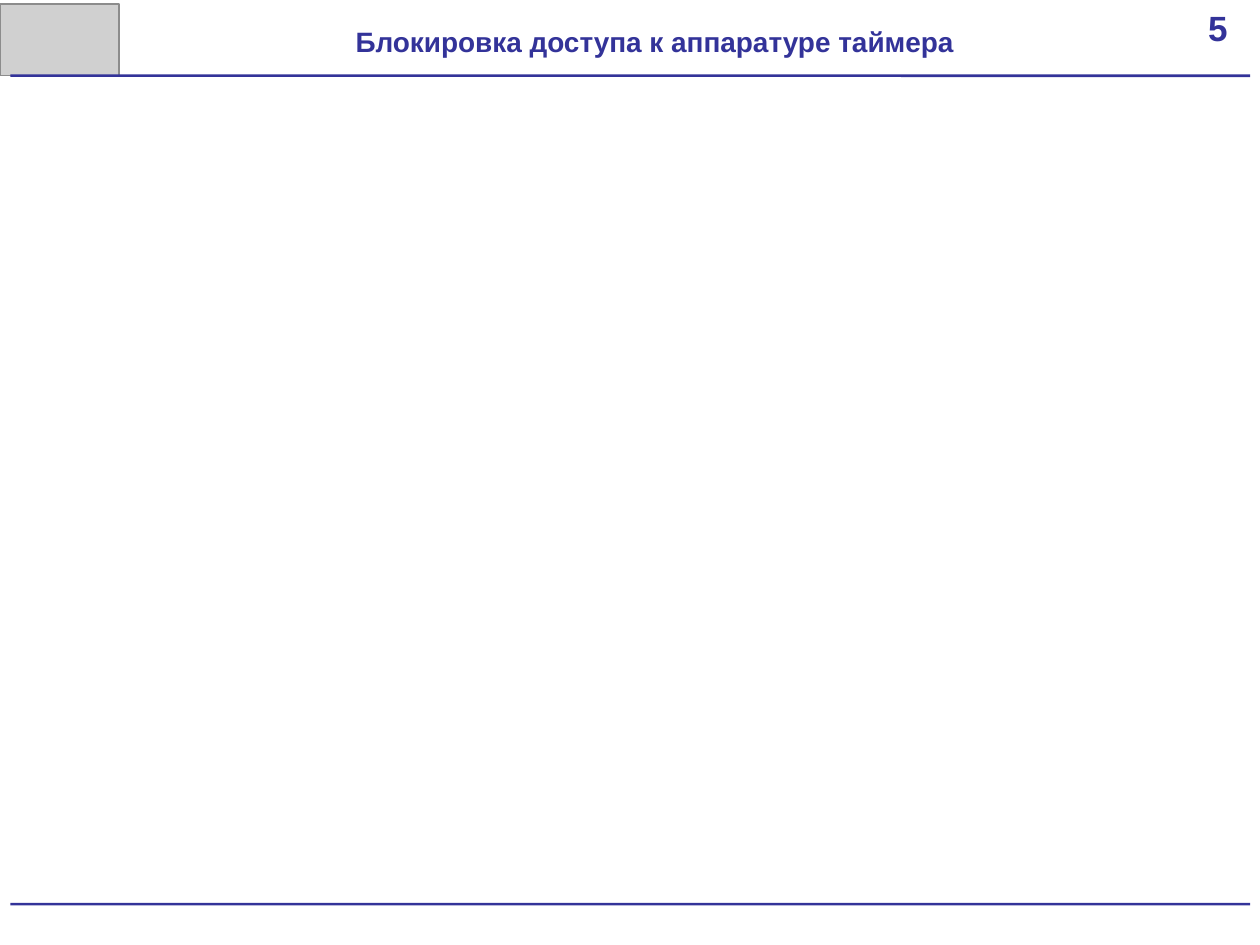
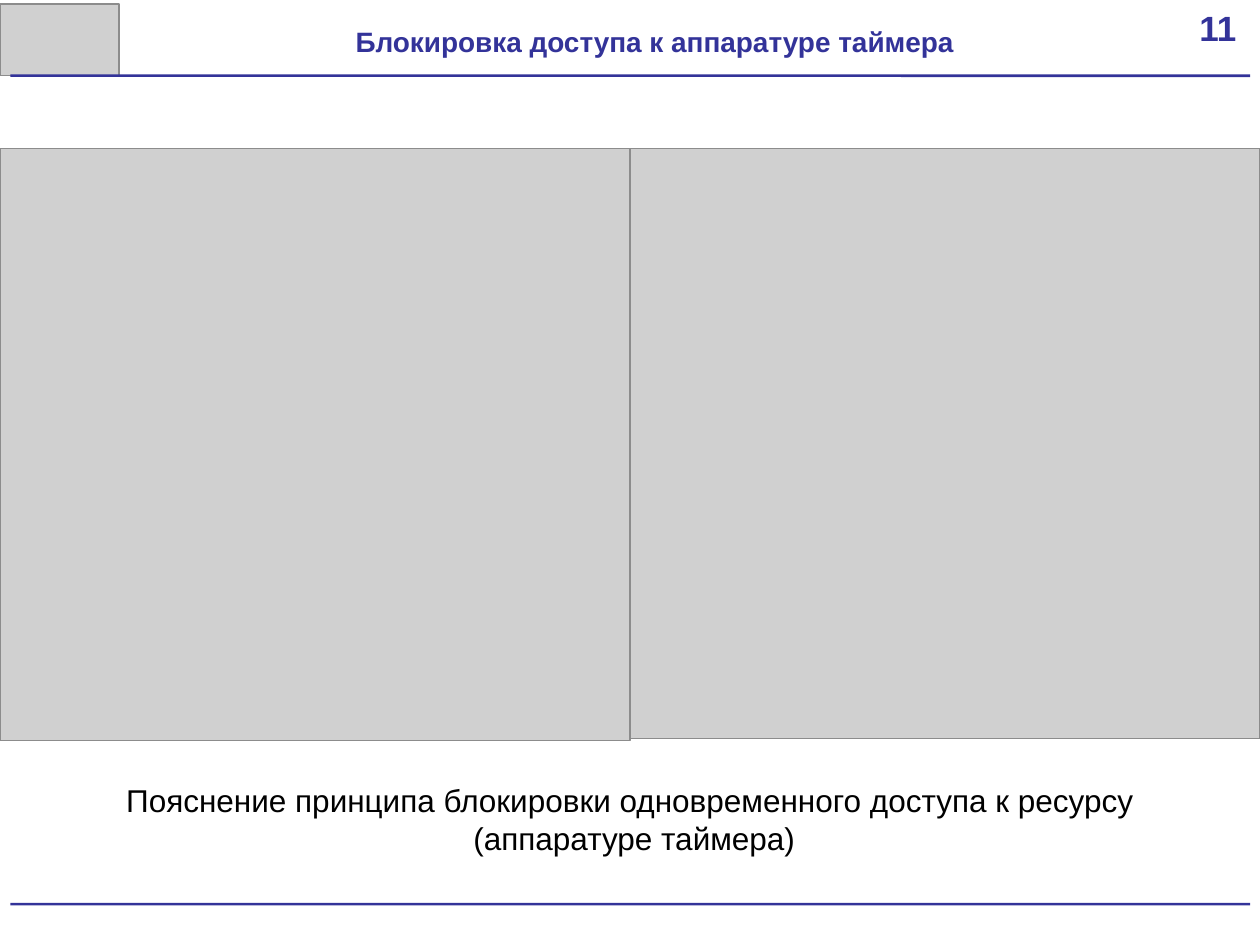
Before and after one commit to scorpion-afi/oscilator, a slide deck: slide 11 of documentation/Presentation.pptx. Drawn at 1260x945 pixels with LibreOffice and Linux fonts; fonts in the diff are those of the drawing; grey boxes stand for pictures. Boxes give left, top, right and bottom in pixels: in the first picture for what was removed or moved away, otherwise in the second. Text is boxed around its words. In the diff, an @@ line names an element or a change of style, - is before the commit and + after.

```diff
--- a/documentation/Presentation.pptx
+++ b/documentation/Presentation.pptx
@@ text in rectangle at box(1199, 17, 1236, 41): text changed @@
-5
+11
@@ picture added at box(0, 149, 630, 741) @@
@@ picture added at box(629, 149, 1260, 740) @@
@@ text added at box(126, 789, 1133, 856), 18 pt, text #000000 @@
+Пояснение принципа блокировки одновременного доступа к ресурсу
+(аппаратуре таймера)
```
Also in this commit, not shown: 11 other slides changed, 2 other files.
